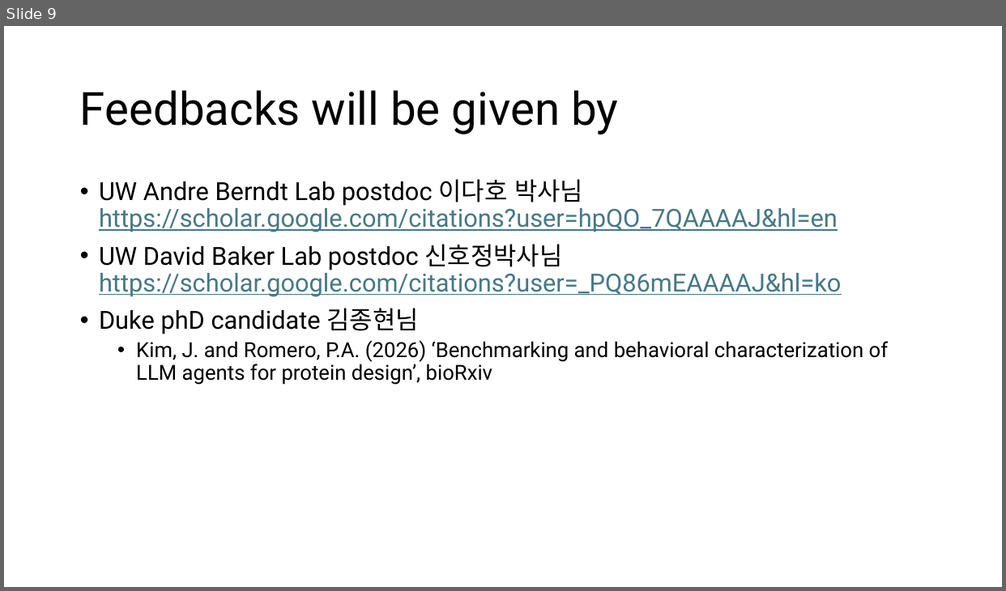
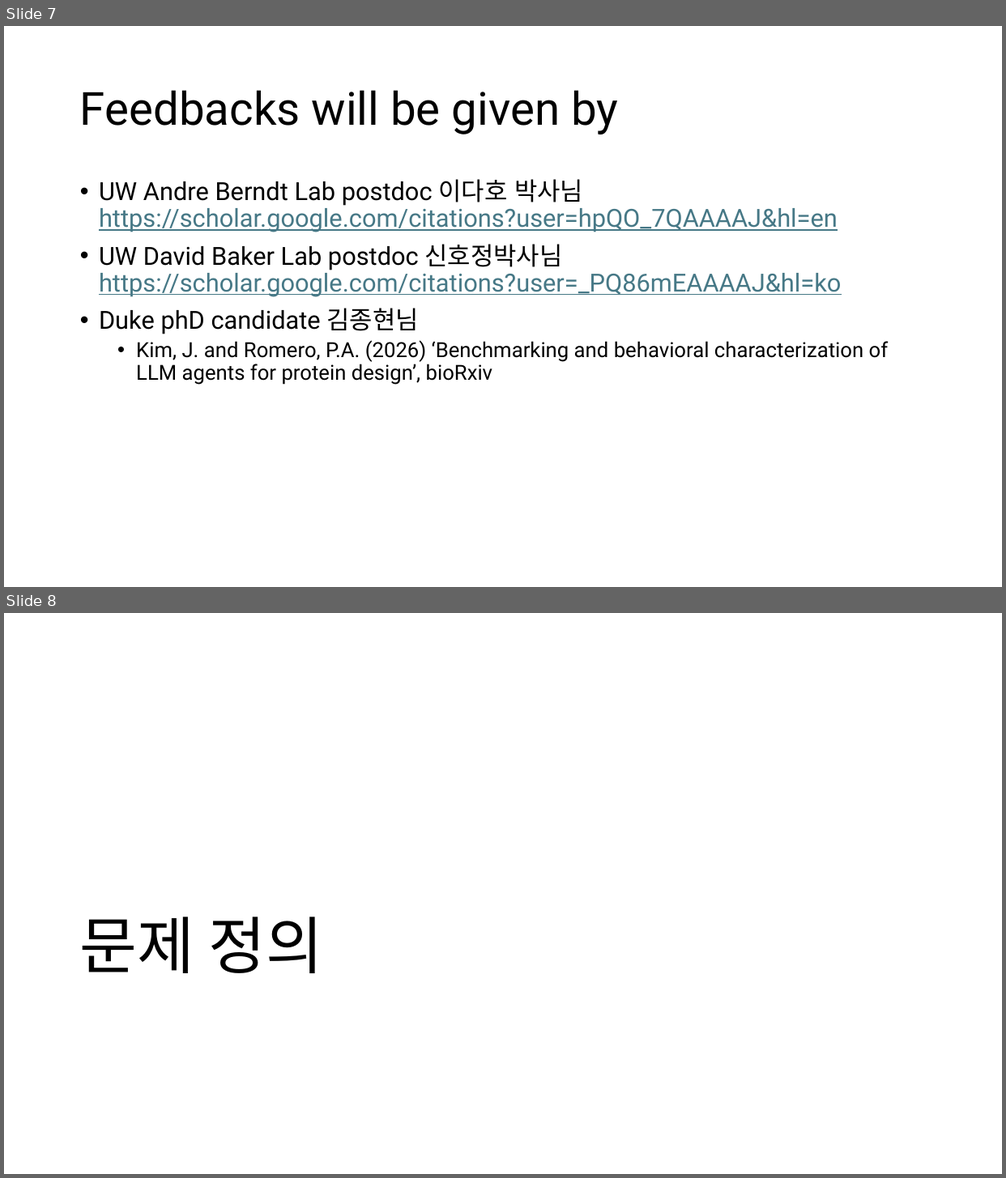
Before and after one commit to Pseudo-Lab/abstain-dti, a slide deck: docs/weekly/w01/week1_onboarding.pptx. Shown one above the other, each under a label of ours: slide 9 before the commit, slides 7 and 8 after it. The pictures are 1006x591 and 1006x1178 pixels, drawn with LibreOffice and Linux fonts; fonts in the diff are those of the drawing. Boxes give left, top, right and bottom in pixels: in the first picture for what was removed or moved away, otherwise in the second. Text is boxed around its words. In the diff, an @@ line names an element or a change of style, - is before the commit and + after.

```diff
--- a/docs/weekly/w01/week1_onboarding.pptx
+++ b/docs/weekly/w01/week1_onboarding.pptx
@@ slide 8 added at (4, 613, 1002, 1174), background #FFFFFF @@
@@ title added at (79, 917, 323, 973), 60 pt, text #000000 @@
+문제 정의
@@ what was slide 9 is now slide 7 @@
```
Also in this commit, not shown: 6 slides changed, 13 other slides added, 1 slide removed.
